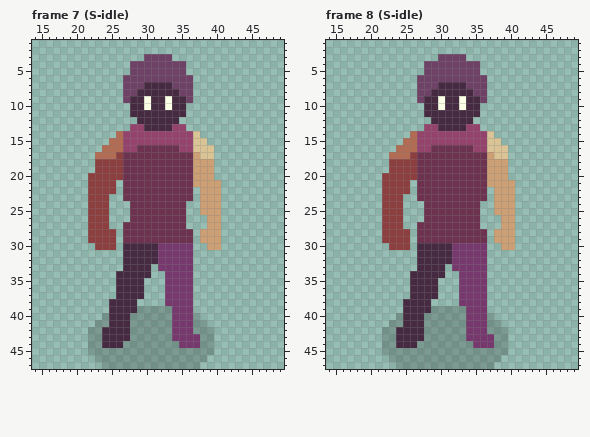
A pixel-art file gets an edit: Assets/Aseprite/Player.aseprite. The first picture shows the starting point.
64x48 pixels, 40 frames. Shown: frame 7 (S-idle): x 14..49, y 1..47; frame 8 (S-idle): x 14..49, y 1..47. The commit also changed other frames, which this record leaves out.
Now the later version:
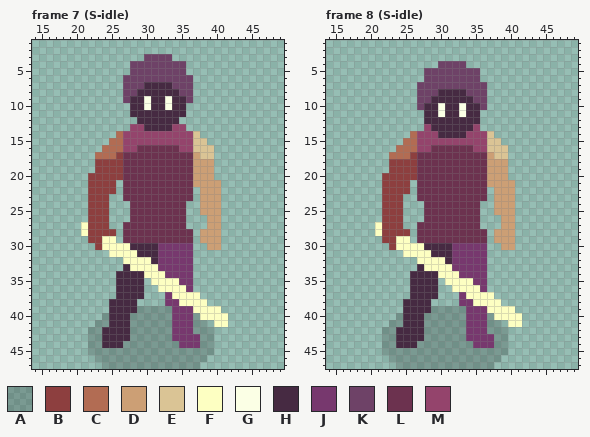
Palette (. is transparent): A #00000030  B #8d3f3f  C #b26c53  D #cc9f75  E #dac495  F #fdffc2  G #fbffe5  H #462a42  J #77386e  K #6e4267  L #6c324f  M #94446c
The edit:
layer "sword" now shown
--- frame 7 (S-idle), layer "sword"
@@ x 19..43 @@
 26 ...BBB...LLLLLLLL...DD...
-27 ...BBB..LLLLLLLLL...DD...
-28 ...BBBB.LLLLLLLLLL.DDD...
-29 ...BBBB.LLLLLLLLLL.DDD...
-30 ....BBB.HHHHHJJJJJ..DD...
-31 ........HHHHHJJJJJ.......
-32 ........HHHHHJJJJJ.......
-33 ........HHHH.JJJJJ.......
-34 .......HHHHH..JJJJ.......
-35 .......HHHH...JJJJ.......
-36 .......HHHH...JJJJ.......
-37 .......HHHH...JJJJ.......
-38 ......HHHH....JJJJ.......
-39 ......HHHHAAAAAJJJ.......
-40 .....AHHHAAAAAAJJJA......
-41 ....AAHHHAAAAAAJJJAA.....
+27 ..FBBB..LLLLLLLLL...DD...
+28 ..FBBBB.LLLLLLLLLL.DDD...
+29 ...BBFF.LLLLLLLLLL.DDD...
+30 ....BFFFFHHHHJJJJJ..DD...
+31 ......FFFFHHHJJJJJ.......
+32 ........FFFFHJJJJJ.......
+33 ........HFFFFJJJJJ.......
+34 .......HHHHFFFJJJJ.......
+35 .......HHHH.FFFFJJ.......
+36 .......HHHH..FFFFJ.......
+37 .......HHHH...JFFFF......
+38 ......HHHH....JJFFFF.....
+39 ......HHHHAAAAAJJJFFFF...
+40 .....AHHHAAAAAAJJJAFFFF..
+41 ....AAHHHAAAAAAJJJAA.FF..
 42 ...AAHHHHAAAAAAJJJAAA....
--- frame 8 (S-idle), layers "sword", "Head"
@@ x 25..38 @@
  2 ..............
- 3 .....KKKK.....
- 4 ...KKKKKKKK...
+ 3 ..............
+ 4 .....KKKK.....
  5 ...KKKKKKKK...
- 6 ..KKKKKKKKKK..
- 7 ..KKKHHHHKKK..
- 8 ..KKHHHHHHKK..
- 9 ..KHHGHHGHHK..
-10 ...HHGHHGHH...
-11 ...HHHHHHHH...
-12 ....HHHHHH....
-13 ...MMHHHHMM...
-14 .CMMMMMMMMMME.
+ 6 ...KKKKKKKK...
+ 7 ..KKKKKKKKKK..
+ 8 ..KKKHHHHKKK..
+ 9 ..KKHHHHHHKK..
+10 ..KHHGHHGHHK..
+11 ...HHGHHGHH...
+12 ...HHHHHHHH...
+13 ...MHHHHHHM...
+14 .CMMMHHHHMMME.
 15 CCMMMMMMMMMMEE
@@ x 19..43 @@
 26 ...BBB...LLLLLLLL...DD...
-27 ...BBB..LLLLLLLLL...DD...
-28 ...BBBB.LLLLLLLLLL.DDD...
-29 ...BBBB.LLLLLLLLLL.DDD...
-30 ....BBB.HHHHHJJJJJ..DD...
-31 ........HHHHHJJJJJ.......
-32 ........HHHHHJJJJJ.......
-33 ........HHHH.JJJJJ.......
-34 .......HHHHH..JJJJ.......
-35 .......HHHH...JJJJ.......
-36 .......HHHH...JJJJ.......
-37 .......HHHH...JJJJ.......
-38 ......HHHH....JJJJ.......
-39 ......HHHHAAAAAJJJ.......
-40 .....AHHHAAAAAAJJJA......
-41 ....AAHHHAAAAAAJJJAA.....
+27 ..FBBB..LLLLLLLLL...DD...
+28 ..FBBBB.LLLLLLLLLL.DDD...
+29 ...BBFF.LLLLLLLLLL.DDD...
+30 ....BFFFFHHHHJJJJJ..DD...
+31 ......FFFFHHHJJJJJ.......
+32 ........FFFFHJJJJJ.......
+33 ........HFFFFJJJJJ.......
+34 .......HHHHFFFJJJJ.......
+35 .......HHHH.FFFFJJ.......
+36 .......HHHH..FFFFJ.......
+37 .......HHHH...JFFFF......
+38 ......HHHH....JJFFFF.....
+39 ......HHHHAAAAAJJJFFFF...
+40 .....AHHHAAAAAAJJJAFFFF..
+41 ....AAHHHAAAAAAJJJAA.FF..
 42 ...AAHHHHAAAAAAJJJAAA....
Pixel boxes of the changes (left, top, right, bottom) in both pictures:
changed: (81, 222, 228, 327)
changed: (417, 54, 487, 138)
changed: (375, 222, 522, 327)
